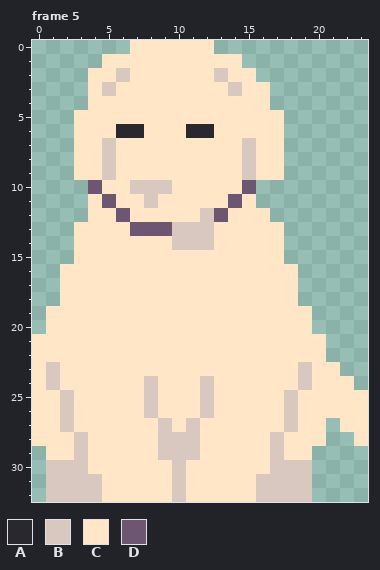
A pixel-art file gets an edit: Assets/Sprites/Animations/GoodestBoyDoggo_Happy.aseprite. The first picture shows the starting point.
24x33 pixels, 8 frames. Shown: frame 5. The commit also changed other frames, which this record leaves out.
Palette (. is transparent): A #28282e  B #d9c8bf  C #ffe6c6  D #6c5671
Pixels before, frame 5, first column x 0:
 0 .......CCCCCC...........
 1 .....CCCCCCCCCC.........
 2 ....CCBCCCCCCBCC........
 3 ....CBCCCCCCCCBCC.......
 4 ....CCCCCCCCCCCCC.......
 5 ...CCCCCCCCCCCCCCC......
 6 ...CCCAACCCAACCCCC......
 7 ...CCBCCCCCCCCCBCC......
 8 ...CCBCCCCCCCCCBCC......
 9 ...CCBCCCCCCCCCBCC......
10 ....DCCBBBCCCCCD........
11 ....CDCCBCCCCCDC........
12 ....CCDCCCCCBDCCC.......
13 ...CCCCDDDBBBCCCCC......
14 ...CCCCCCCBBBCCCCC......
15 ...CCCCCCCCCCCCCCC......
16 ..CCCCCCCCCCCCCCCCC.....
17 ..CCCCCCCCCCCCCCCCC.....
18 ..CCCCCCCCCCCCCCCCC.....
19 .CCCCCCCCCCCCCCCCCCC....
20 .CCCCCCCCCCCCCCCCCCC....
21 CCCCCCCCCCCCCCCCCCCCC...
22 CCCCCCCCCCCCCCCCCCCCC...
23 CBCCCCCCCCCCCCCCCCCBCC..
24 CBCCCCCCBCCCBCCCCCCBCCC.
25 CCBCCCCCBCCCBCCCCCBCCCCC
26 CCBCCCCCBCCCBCCCCCBCCCCC
27 CCBCCCCCCBCBCCCCCCBCC.CC
28 CCCBCCCCCBBBCCCCCBCCC..C
29 .CCBCCCCCBBBCCCCCBCC....
30 .BBBCCCCCCBCCCCCCBBB....
31 .BBBBCCCCCBCCCCCBBBB....
32 .BBBBCCCCCBCCCCCBBBB....
After the commit:
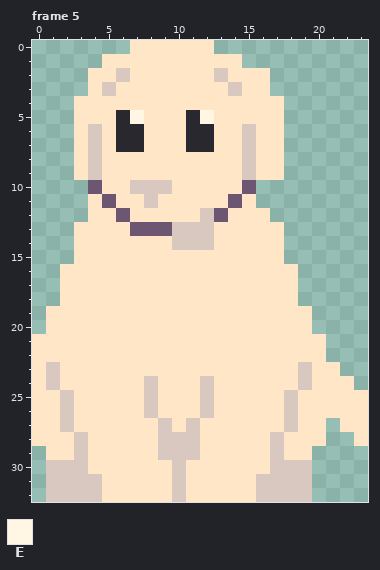
Colours new in this view: E #fff7e4
Commit message: Fixed a couple minor issues with doggo anims, and re-hooked them up
The edit:
Changed rows in their new state; - is an unchanged pixel.
Frame 5:
first column x 3:
 2 -------------C-
 4 C-------------C
 5 ---AE---AE-----
 6 -B----------B--
 7 -BCAA---AA-----
 8 -BC------------
 9 -BC------------
